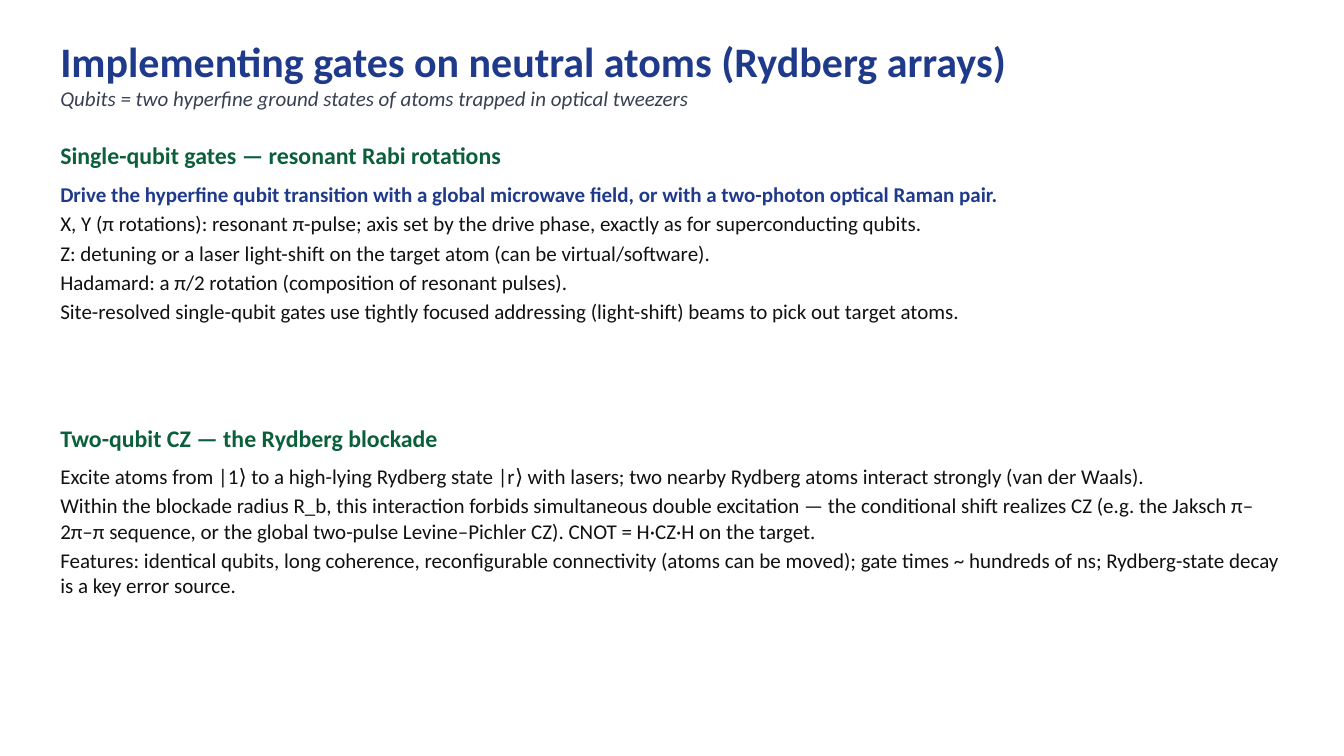
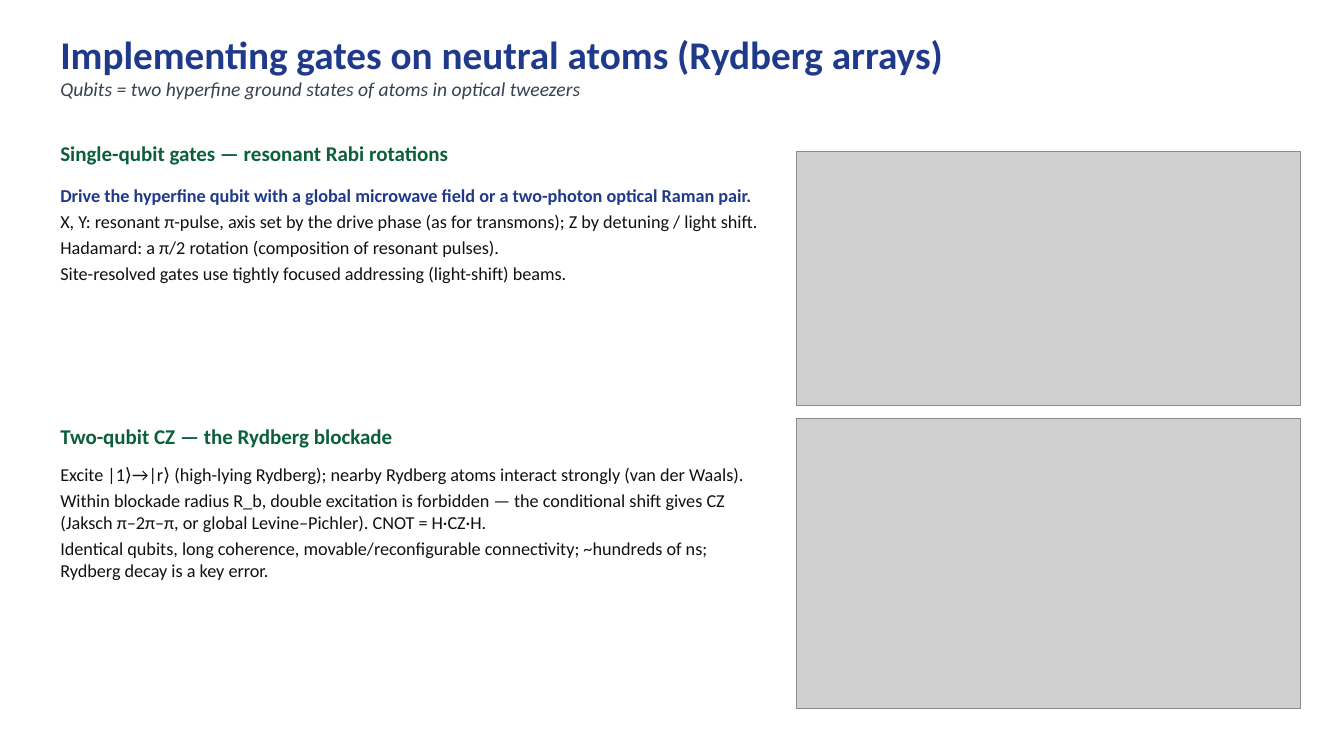
Before and after one commit to lzhang2012-sjtu/quantum-scientific-computing, a slide deck: slide 2 of slides/gate_implementations.pptx. Drawn at 1344x756 pixels with LibreOffice and Linux fonts; fonts in the diff are those of the drawing; grey boxes stand for pictures. Boxes give left, top, right and bottom in pixels: in the first picture for what was removed or moved away, otherwise in the second. Text is boxed around its words. In the diff, an @@ line names an element or a change of style, - is before the commit and + after.

```diff
--- a/slides/gate_implementations.pptx
+++ b/slides/gate_implementations.pptx
@@ text at box(60, 40, 943, 76): size 30 to 28 pt in "Implementing gates on neutral atoms (Rydberg arrays)" @@
@@ text at box(60, 82, 580, 100): text changed; size 15 to 14 pt @@
-Qubits = two hyperfine ground states of atoms trapped in optical tweezers
+Qubits = two hyperfine ground states of atoms in optical tweezers
@@ text "Single-qubit gates — resonant Rabi ..." at box(60, 146, 448, 165): size 17 to 15 pt @@
@@ picture added at box(797, 151, 1301, 405) @@
@@ text at box(60, 189, 758, 231): text changed; size 15 to 13 pt @@
-Drive the hyperfine qubit transition with a global microwave field, or with a two-photon optical Raman pair.
-X, Y (π rotations): resonant π-pulse; axis set by the drive phase, exactly as for superconducting qubits.
-Z: detuning or a laser light-shift on the target atom (can be virtual/software).
+Drive the hyperfine qubit with a global microwave field or a two-photon optical Raman pair.
+X, Y: resonant π-pulse, axis set by the drive phase (as for transmons); Z by detuning / light shift.
@@ text at box(60, 267, 566, 283): text changed; size 15 to 13 pt @@
-Site-resolved single-qubit gates use tightly focused addressing (light-shift) beams to pick out target atoms.
+Site-resolved gates use tightly focused addressing (light-shift) beams.
@@ text at box(60, 241, 499, 257): size 15 to 13 pt in "Hadamard: a π/2 rotation (composition of resonant ..." @@
@@ text "Two-qubit CZ — the Rydberg ..." at box(60, 429, 392, 448): size 17 to 15 pt @@
@@ picture added at box(797, 418, 1301, 709) @@
@@ text at box(60, 467, 743, 580): text changed; size 15 to 13 pt @@
-Excite atoms from |1⟩ to a high-lying Rydberg state |r⟩ with lasers; two nearby Rydberg atoms interact strongly (van der Waals).
-Within the blockade radius R_b, this interaction forbids simultaneous double excitation — the conditional shift realizes CZ (e.g. the Jaksch π–2π–π sequence, or the global two-pulse Levine–Pichler CZ). CNOT = H·CZ·H on the target.
-Features: identical qubits, long coherence, reconfigurable connectivity (atoms can be moved); gate times ~ hundreds of ns; Rydberg-state decay is a key error source.
+Excite |1⟩→|r⟩ (high-lying Rydberg); nearby Rydberg atoms interact strongly (van der Waals).
+Within blockade radius R_b, double excitation is forbidden — the conditional shift gives CZ (Jaksch π–2π–π, or global Levine–Pichler). CNOT = H·CZ·H.
+Identical qubits, long coherence, movable/reconfigurable connectivity; ~hundreds of ns; Rydberg decay is a key error.
```
Also in this commit, not shown: 2 other slides changed, 5 other files.
